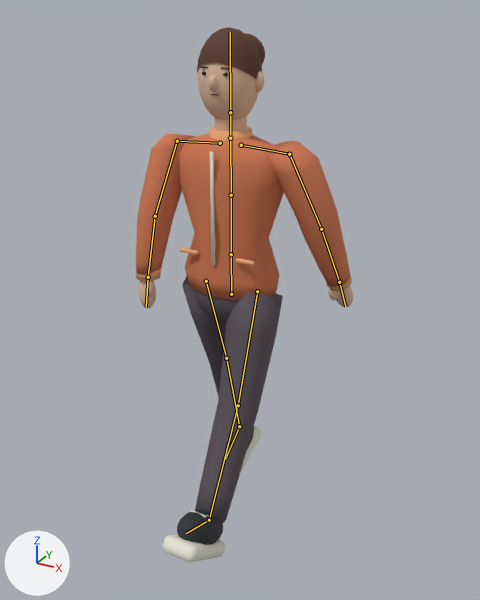
Before and after pictures for a commit that changed the Blender file ArtSource/Pedestrians/DS_Pedestrian_B.blend.
One viewpoint serves both versions: a 50 mm camera at (1.08, -1.902, 1.853) aimed at (0.058, -0.043, 0.924). The axes (+X, +Y, +Z) are drawn at lower left. The lights are the same throughout. The picture after the commit comes second. Both versions are drawn at frame 15 of the action 'Walk'; the numbers are the values there. The bones that change, and the others that lie on the model, are drawn over the model as lines.

The first picture shows 'DS_Pedestrian_B_Body'.
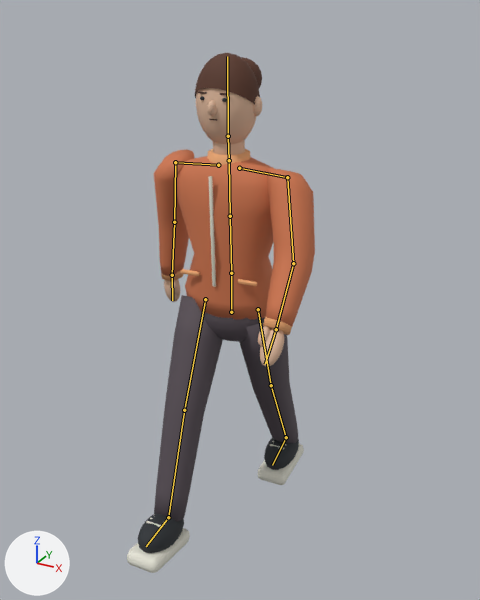
Boxes [x1, y1, x2, y2] around the edits, measured in the pictures (480 x 600 px):
'DS_Pedestrian_B_Body', posed (13% narrower): before [136, 27, 353, 562]; after [127, 53, 315, 573]
bone 'Hips', root to tip: before (231, 294) to (231, 254); after (231, 312) to (231, 273)
bone 'Spine', root to tip: before (231, 254) to (231, 195); after (231, 273) to (230, 216)
bone 'Chest', root to tip: before (231, 195) to (230, 138); after (230, 216) to (229, 160)
bone 'Head', root to tip: before (230, 112) to (230, 31); after (228, 136) to (227, 56)
bone 'UpperArm_L', root to tip: before (289, 154) to (321, 229); after (287, 177) to (293, 263)
bone 'Forearm_L', root to tip: before (321, 229) to (339, 282); after (293, 263) to (276, 329)
bone 'UpperArm_R', root to tip: before (177, 141) to (155, 216); after (175, 162) to (174, 222)
bone 'Forearm_R', root to tip: before (155, 216) to (148, 277); after (174, 222) to (172, 275)
bone 'UpperLeg_L', root to tip: before (257, 291) to (238, 405); after (258, 309) to (271, 385)
bone 'LowerLeg_L', root to tip: before (238, 405) to (209, 520); after (271, 385) to (286, 437)
bone 'Foot_L', root to tip: before (209, 520) to (186, 533); after (286, 437) to (272, 465)
bone 'UpperLeg_R', root to tip: before (206, 281) to (226, 358); after (205, 299) to (184, 410)
bone 'LowerLeg_R', root to tip: before (226, 358) to (239, 426); after (184, 410) to (168, 517)
bone 'Foot_R', root to tip: before (239, 426) to (225, 459); after (168, 517) to (146, 546)

What the commit changed:
Bone 'Hips' (bone_hips) moves from (0.0, 0.007, 0.0) to (0.0, -0.063, 0.0).
Bone 'Hips' (bone_hips) turns from (0, 0, 0) to (0, 4, 0) degrees about its own x, y and z.
Bone 'Spine' (bone_spine) turns from (0, 0, 0) to (2, 0, 0) degrees about its own x, y and z.
Bone 'Chest' (bone_chest) turns from (0, -2, 0) to (0, -5, 0) degrees about its own x, y and z.
Bone 'Head' (bone_head) turns from (0, 0, 0) to (-2, 1, 0) degrees about its own x, y and z.
Bone 'UpperArm_L' (bone_upperarm_l) turns from (16, 0, 0) to (-20, -7, -5) degrees about its own x, y and z.
Bone 'Forearm_L' (bone_forearm_l) turns from (11, 0, 0) to (-19, -3, -2) degrees about its own x, y and z.
Bone 'UpperArm_R' (bone_upperarm_r) turns from (-16, 0, 0) to (17, -4, -6) degrees about its own x, y and z.
Bone 'Forearm_R' (bone_forearm_r) turns from (9, 0, 0) to (-13, 2, 1) degrees about its own x, y and z.
Bone 'UpperLeg_L' (bone_upperleg_l) turns from (-20, 0, 0) to (20, 0, 0) degrees about its own x, y and z.
Bone 'LowerLeg_L' (bone_lowerleg_l) turns from (-11, 0, 0) to (7, 0, 0) degrees about its own x, y and z.
Bone 'Foot_L' (bone_foot_l) turns from (-6, 0, 0) to (-26, 0, 0) degrees about its own x, y and z.
Bone 'UpperLeg_R' (bone_upperleg_r) turns from (20, 0, 0) to (-26, 0, 0) degrees about its own x, y and z.
Bone 'LowerLeg_R' (bone_lowerleg_r) turns from (-5, 0, 0) to (6, 0, 0) degrees about its own x, y and z.
Bone 'Foot_R' (bone_foot_r) turns from (6, 0, 0) to (7, 0, 0) degrees about its own x, y and z.
